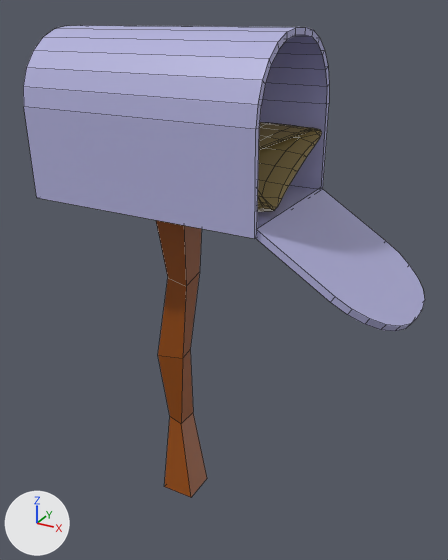
One commit to the FBX model public/3dmodels/MailBox/mailbox.fbx: the scene before it, then after it.
Both versions are drawn from a camera (50 mm lens) standing at (1.009, -1.394, 1.085) and looking at (0.194, 0.088, 0.344). Lighting does not change. The marker at lower left points along +X, +Y and +Z. Mesh edges are drawn as thin lines. Where no turn or scale is listed for an object, it has been applied to the vertices.

Before the edit, the objects in view are built like this:
```python
mat_material_001 = principled_material('Material.001')
mat_material_001.base_color = (0.445, 0.439, 0.717)  # blue #b2b1dc
me_cube = bpy.data.meshes.new('Cube')
me_cube.from_pydata(...)  # 20 vertices, 18 faces; spans x -0.055..0.058, y -0.055..0.072, z -0.53..0.53
me_cube.materials.append(mat_material)  # brown #964b00
# before: 1 (0.055, 0.055, -0.53) at pixel (207, 478), 3 (0.055, -0.055, -0.53) at pixel (191, 497), 5 (-0.055, 0.055, -0.53), 7 (-0.055, -0.055, -0.53) at pixel (164, 486)
me_cube_005 = bpy.data.meshes.new('Cube.005')
me_cube_005.from_pydata(...)  # 64 vertices, 50 faces; spans x -0.352..0.333, y -0.227..0.227, z -0.222..0.227
me_cube_005.materials.append(mat_material_001)  # blue #b2b1dc
me_cube_006 = bpy.data.meshes.new('Cube.006')
me_cube_006.from_pydata(...)  # 32 vertices, 18 faces; spans x -0.269..0.096, y -0.21..0.21, z -0.077..0.163
me_cube_006.materials.append(mat_material_001)  # blue #b2b1dc
me_plane_001 = bpy.data.meshes.new('Plane.001')
me_plane_001.from_pydata(...)  # 482 vertices, 480 faces; spans x -0.264..0.264, y -0.163..0.166, z -0.088..0.081
me_plane_001.materials.append(mat_material_004)  # yellow #9c8954
ob_cube = bpy.data.objects.new('Cube', me_cube)
ob_cube.location = (0.059, 0.056, 0.077)
ob_cube_005 = bpy.data.objects.new('Cube.005', me_cube_005)
ob_cube_005.location = (0.083, 0.053, 0.816)
ob_cube_006 = bpy.data.objects.new('Cube.006', me_cube_006)
ob_cube_006.location = (0.673, 0.053, 0.45)
ob_plane_001 = bpy.data.objects.new('Plane.001', me_plane_001)
ob_plane_001.location = (0.146, 0.107, 0.7)
```
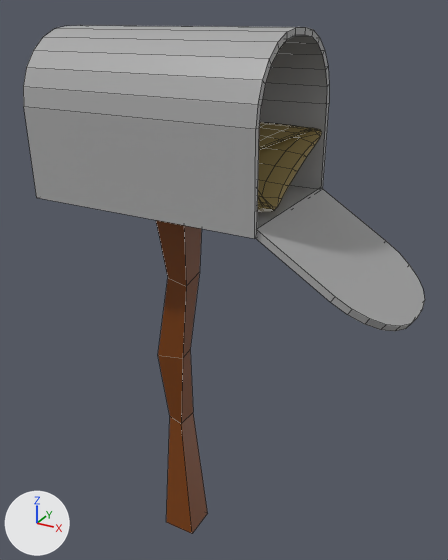
The newer file is also rescaled (x0.04) as a whole; pictures and numbers use the older file's frame.

What differs and where, as boxes [x1, y1, x2, y2] in the pictures (448 x 560 px; the box of a moved part takes in the faces that stretch with it):
'Cube.005', recoloured (blue to grey)
    both: [23, 25, 329, 239]
'Cube.006', recoloured (blue to grey)
    both: [256, 188, 425, 331]
'Cube', reshaped (13% taller)
    before: [156, 220, 207, 497]
    after: [156, 220, 208, 533]
part 1 of me_cube, moved or reshaped
    before: [164, 413, 207, 497]
    after: [166, 413, 208, 533]

The change, as a list of edits to the scene's bpy script:
```text
Change mat_material_001:
    mat_material_001.base_color: (0.445, 0.439, 0.717) -> (0.389, 0.389, 0.389)  # blue #b2b1dc -> grey #a8a8a8
Change me_cube:
    where me_cube.from_pydata(...)  # 20 vertices, 18 faces; spans x -0.055..0.058, y -0.055..0.072, z -0.53..0.53
    used by ob_cube; location = (0.059, 0.056, 0.077)
    me_cube part 1
    add for i in [1, 3, 5, 7]: me_cube.vertices[i].co += Vector((0.0, 0.0, -0.165))
```
